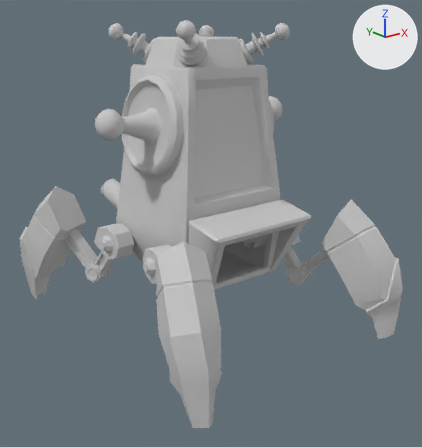
The FBX model resource/3d/Drones/Drone_EMP/0508 최종수정본/Drone_EMP.FBX, before and after one commit.
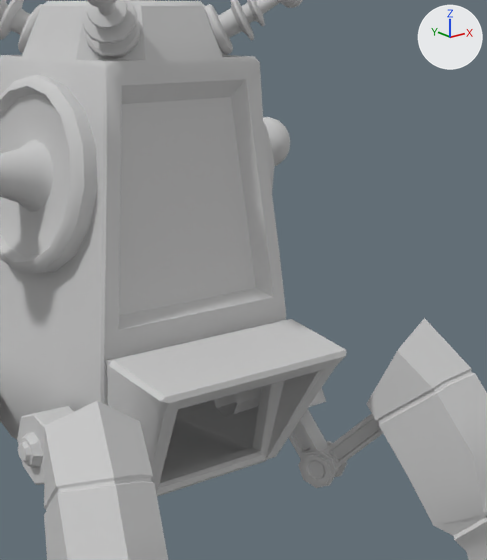
Each version appears first whole from a 50 mm camera at (-1.543, -2.003, 1.241) aimed at (0.013, -0.058, 0.463), and next in a close-up on the part from 32% to 91% of the width and 8% to 72% of the height. The axes (+X, +Y, +Z) are drawn at upper right. The lights are the same throughout. The close-ups show mesh edges as thin lines. Where no turn or scale is listed for an object, it has been applied to the vertices.

In view in the first close-up: 'EMP_modeling'.
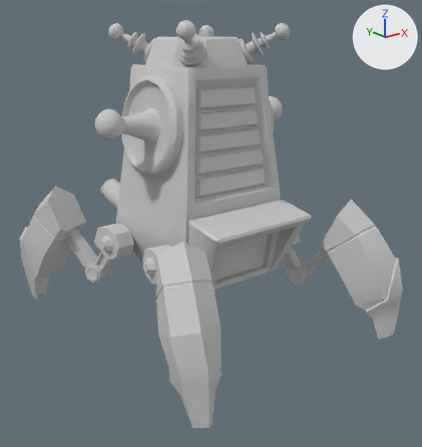
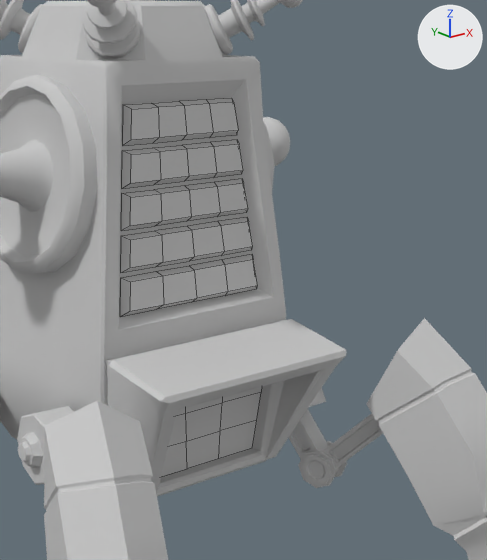
Boxes [x1, y1, x2, y2] around the edits, measured in the close-ups (487 x 560 px):
```json
{"object": "EMP_model_light_Emission", "change": "added", "after": [120, 98, 262, 477]}
```

The change, as JSON lines over the scene's bpy script:
```json
{"op": "add", "block": "mat_02___default", "code": ["mat_02___default = principled_material('02 - Default')", "mat_02___default.base_color = (0.588, 0.588, 0.588)  # light grey #cacaca", "mat_02___default.roughness = 0.859"]}
{"op": "add", "block": "me_mesh_001", "code": ["me_mesh_001 = bpy.data.meshes.new('Mesh.001')", "me_mesh_001.from_pydata(...)  # 116 vertices, 79 faces; spans x -0.191..0.191, y -0.224..-0.135, z 0.268..1.037", "me_mesh_001.materials.append(mat_02___default)  # light grey #cacaca"]}
{"op": "add", "block": "ob_emp_model_light_emission", "code": ["ob_emp_model_light_emission = bpy.data.objects.new('EMP_model_light_Emission', me_mesh_001)", "ob_emp_model_light_emission.location = (0.0, -0.033, 0.022)"]}
```
